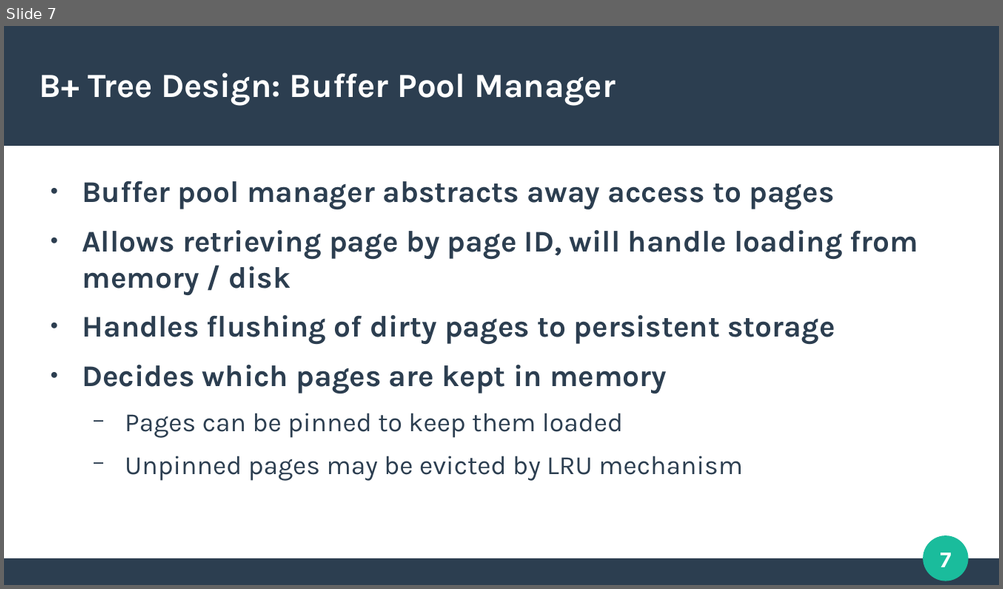
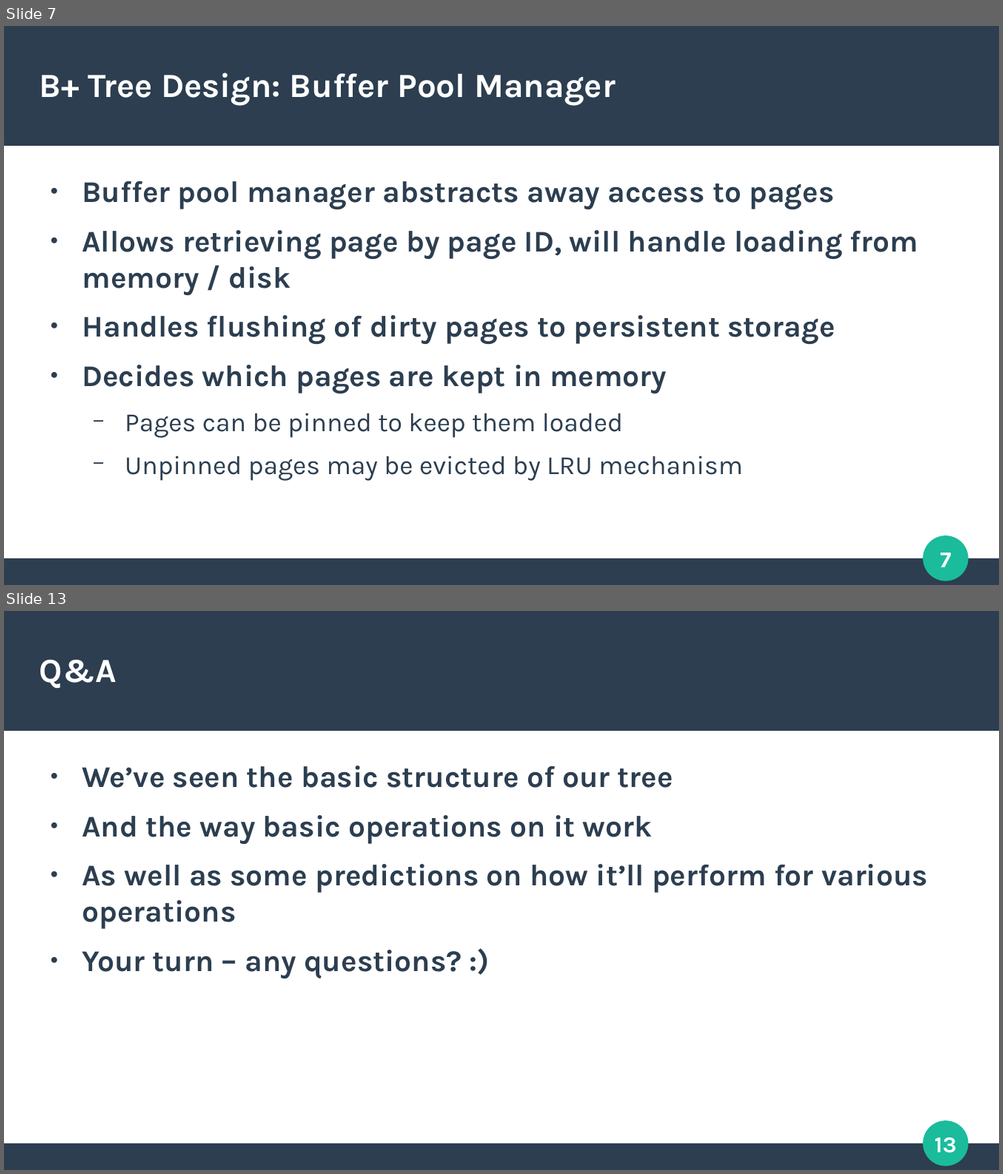
Before and after one commit to tobiasfamos/KVStore, a slide deck: presentation/presentation.odp. Shown one above the other, each under a label of ours: slide 7 before the commit, slides 7 and 13 after it; the slides between them are not shown. The pictures are 1003x589 and 1003x1174 pixels, drawn with LibreOffice and Linux fonts; fonts in the diff are those of the drawing. Boxes give left, top, right and bottom in pixels: in the first picture for what was removed or moved away, otherwise in the second. Text is boxed around its words. In the diff, an @@ line names an element or a change of style, - is before the commit and + after.

```diff
--- a/presentation/presentation.odp
+++ b/presentation/presentation.odp
@@ slide 13 added at (4, 611, 999, 1170), background #FFFFFF; not listed: 4 template elements that a slide beside it also shows @@
@@ title added at (40, 659, 116, 689), 27 pt, text #FFFFFF, bold @@
+Q&A
@@ text added at (82, 766, 928, 979), 24 pt, text #2C3E50, bold @@
+● We’ve seen the basic structure of our tree
+● And the way basic operations on it work
+● As well as some predictions on how it’ll perform for various operations
+● Your turn – any questions? :)
```
Also in this commit, not shown: 5 slides changed, 4 other slides added, 2 slides removed, 3 other files.
